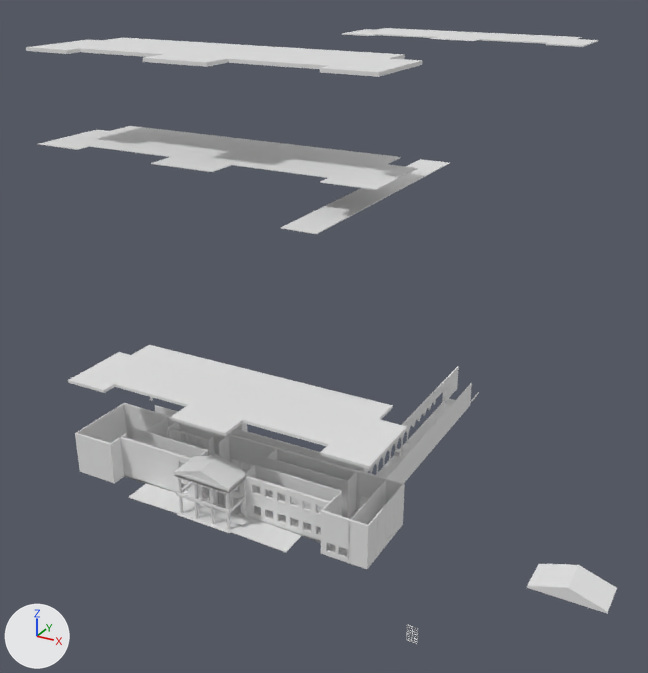
An edit to the Blender file saguao-parede.blend, drawn before and after from the same camera.
Rendered twice from a 50 mm lens placed at (145.0, -211.0, 166.0), pointed at (2.0, 51.0, 35.0). Lighting does not change. The marker at lower left points along +X, +Y and +Z. Materials are left out; every surface is plain grey.
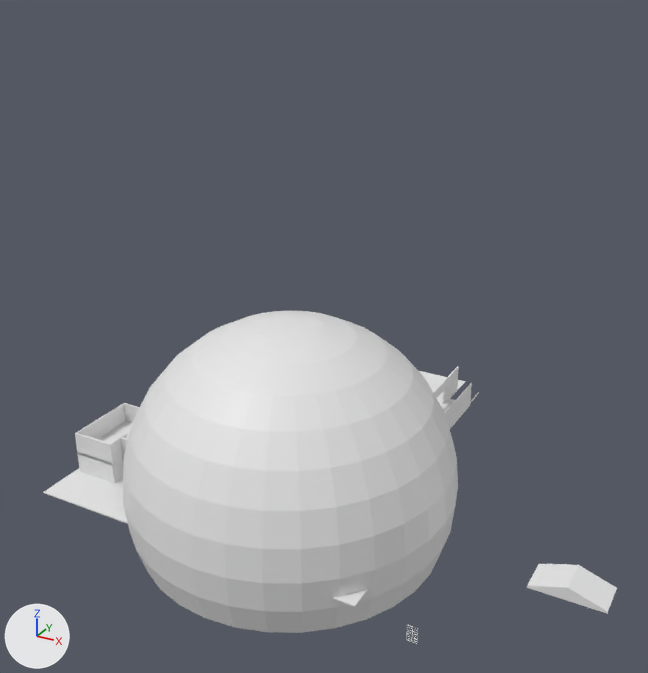
Scene script edits in JSON lines:
```json
{"block": "me_plane_015", "where": "me_plane_015.from_pydata(...)  # 92 vertices, 48 faces; spans x -5.48..5.48, y -1.0..7.67, z -1.0..0.0"}
{"block": "me_plane_015", "where": "# used by ob_plane_001; location = (0.0, 170.5, 128.0); scale = (10.0, 4.5, 0.5)"}
{"block": "me_plane_015", "change": "me_plane_015 part 1: the loose piece of 84 vertices spanning x -5.48..5.48, y -0.11..5.44, z -1.0..0.0 is deleted"}
{"block": "me_plane_015", "change": "me_plane_015 part 2: the loose piece of 4 vertices spanning x -4.95..4.55, y 5.44..7.67, z 0.0 is deleted"}
{"op": "add", "block": "me_sphere", "code": ["me_sphere = bpy.data.meshes.new('Sphere')", "me_sphere.from_pydata(...)  # 321 vertices, 320 faces; spans x -1.0..1.0, y -1.0..1.0, z -0.38..1.0"]}
{"op": "add", "block": "me_plane_005", "code": ["me_plane_005 = bpy.data.meshes.new('Plane.005')", "me_plane_005.from_pydata([(-1.0, -1.0, 0.0), (1.0, -1.0, 0.0), (-1.0, 1.0, 0.0), (1.0, 1.0, 0.0)], [], [(0, 1, 3, 2)])"]}
{"op": "add", "block": "me_cube_008", "code": ["me_cube_008 = bpy.data.meshes.new('Cube.008')", "me_cube_008.from_pydata(...)  # a box spanning x -1.0..1.0, y -1.0..1.0, z -1.0..1.0"]}
{"op": "remove", "block": "ob_plane_030", "code": ["ob_plane_030 = bpy.data.objects.new('Plane.030', me_plane_014)", "ob_plane_030.location = (0.0, -19.5, 112.0)", "ob_plane_030.scale = (10.0, 4.5, 0.2)", "_m = ob_plane_030.modifiers.new('Solidify', 'SOLIDIFY')", "_m.thickness = 1.0", "_m.nonmanifold_thickness_mode = 'FIXED'", "_m.nonmanifold_merge_threshold = 0.0003"]}
{"op": "remove", "block": "ob_plane_042", "code": ["ob_plane_042 = bpy.data.objects.new('Plane.042', me_plane_042)", "ob_plane_042.location = (40.5, 10.0, 103.0)", "ob_plane_042.rotation_euler = (0.0, 0.0, 1.571)  # degrees (0, 0, 90)", "ob_plane_042.scale = (42.5, 5.0, 1.0)"]}
{"op": "remove", "block": "ob_plane_012", "code": ["ob_plane_012 = bpy.data.objects.new('Plane.012', me_plane_011)", "ob_plane_012.location = (0.0, -19.5, 139.0)", "ob_plane_012.scale = (10.0, 4.5, 1.0)", "_m = ob_plane_012.modifiers.new('Solidify', 'SOLIDIFY')", "_m.thickness = 1.0", "_m.nonmanifold_thickness_mode = 'FIXED'", "_m.nonmanifold_merge_threshold = 0.0003"]}
{"op": "set", "path": "ob_plane_001.location", "old": "(0.0, 170.5, 128.0)", "new": "(45.5, -7.5, 0.7)"}
{"op": "set", "path": "ob_plane_001.scale", "old": "(10.0, 4.5, 0.5)", "new": "(7.14, 12.0, 1.68)"}
{"op": "set", "path": "ob_plane_003.location", "old": "(0.0, -19.5, 35.0)", "new": "(0.0, -19.5, 8.0)"}
{"op": "add", "block": "ob_sphere", "code": ["ob_sphere = bpy.data.objects.new('Sphere', me_sphere)", "ob_sphere.location = (15.4, 3.5, 6.7)", "ob_sphere.scale = (53.9, 53.9, 53.9)"]}
{"op": "add", "block": "ob_plane_025", "code": ["ob_plane_025 = bpy.data.objects.new('Plane.025', me_plane_005)", "ob_plane_025.location = (-8.0, 63.7, 0.4)", "ob_plane_025.scale = (44.7, 44.7, 44.7)"]}
{"op": "add", "block": "ob_cube_009", "code": ["ob_cube_009 = bpy.data.objects.new('Cube.009', me_cube_008)", "ob_cube_009.location = (1.0, -25.2, -0.2)", "ob_cube_009.scale = (57.6, 10.0, 0.2)"]}
```

Changed parts and their boxes [x1, y1, x2, y2] in the pictures (648 x 673 px):
```json
{"object": "Sphere", "change": "added", "after": [123, 311, 458, 633]}
{"object": "Plane.003", "change": "moved", "before": [68, 345, 407, 469], "after": [79, 421, 132, 466]}
{"object": "Plane.030", "change": "deleted", "before": [38, 126, 418, 190]}
{"object": "Plane.012", "change": "deleted", "before": [26, 38, 422, 77]}
{"object": "Plane.042", "change": "deleted", "before": [281, 159, 450, 234]}
{"object": "Cube.009", "change": "added", "after": [43, 468, 368, 607]}
{"object": "Plane.001", "change": "reshaped, moved, rescaled", "before": [342, 28, 598, 47], "on screen": "not visible afterwards"}
{"object": "Plane.025", "change": "added", "after": [419, 371, 466, 404]}
{"part": 1, "of": "me_plane_015", "change": "deleted", "before": [342, 29, 598, 47]}
{"part": 2, "of": "me_plane_015", "change": "deleted", "before": [377, 28, 581, 39]}
{"object": "Cube.001", "change": "unchanged, covered by the edit", "before": [119, 412, 360, 542], "after": [119, 437, 128, 465]}
{"object": "Cube.002", "change": "unchanged, covered by the edit", "before": [321, 471, 405, 569]}
{"object": "Plane.043", "change": "unchanged, covered by the edit", "before": [386, 383, 472, 483], "after": [445, 383, 472, 429]}
```
